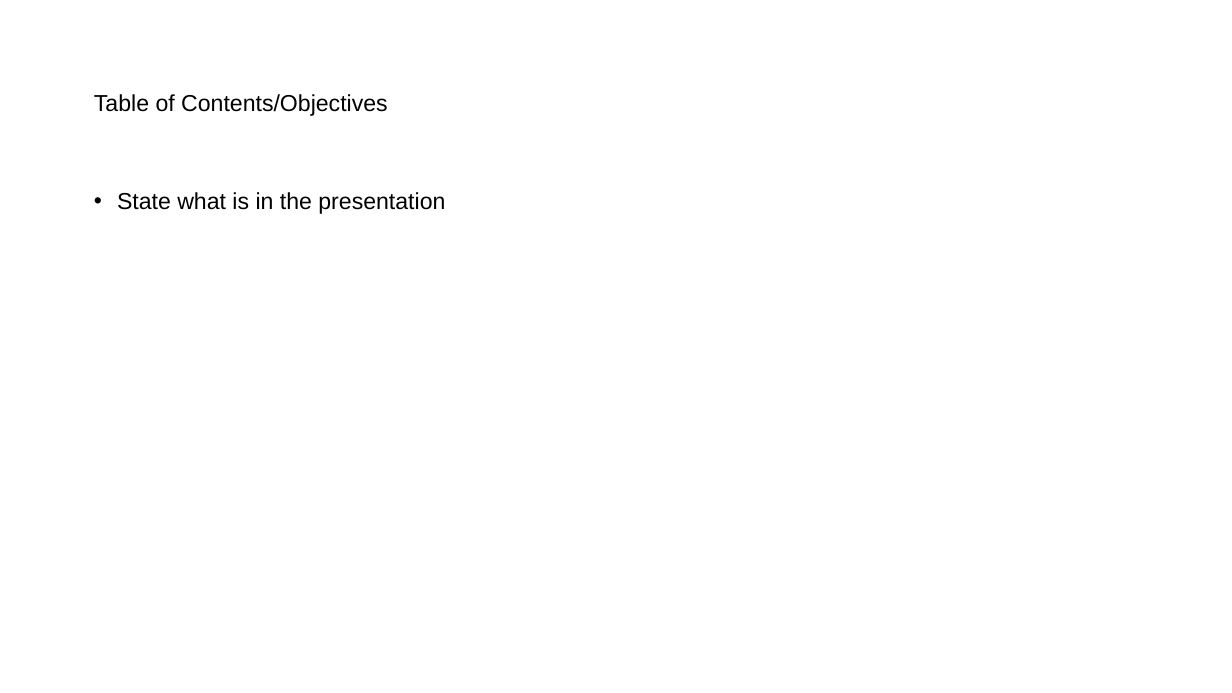
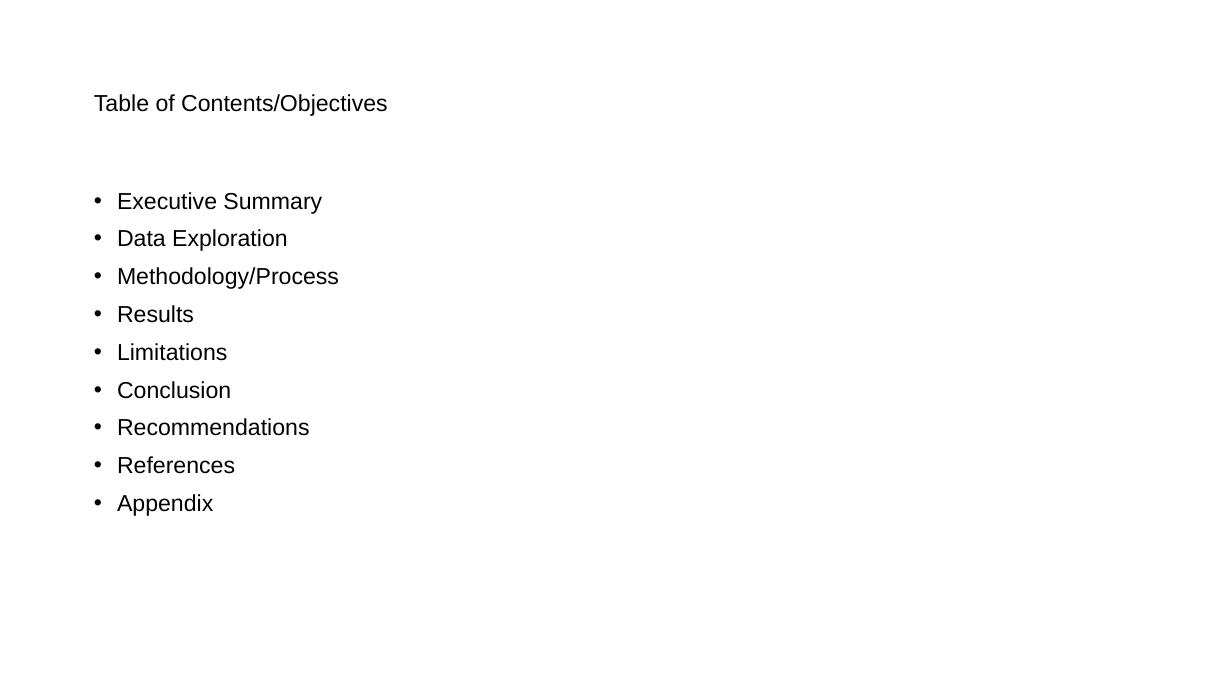
Before and after one commit to mathisme/ThinkfulDSFinalCapstone, a slide deck: slide 4 of Presentation.pptx. Drawn at 1232x693 pixels with LibreOffice and Linux fonts; fonts in the diff are those of the drawing. Boxes give left, top, right and bottom in pixels: in the first picture for what was removed or moved away, otherwise in the second. Text is boxed around its words. In the diff, an @@ line names an element or a change of style, - is before the commit and + after.

```diff
--- a/Presentation.pptx
+++ b/Presentation.pptx
@@ text at box(117, 192, 339, 516): text changed @@
-• State what is in the presentation
+• Executive Summary
+• Data Exploration
+• Methodology/Process
+• Results
+• Limitations
+• Conclusion
+• Recommendations
+• References
+• Appendix
```
Also in this commit, not shown: 7 other slides changed, 5 slides added, 3 slides removed, 1 other file.
